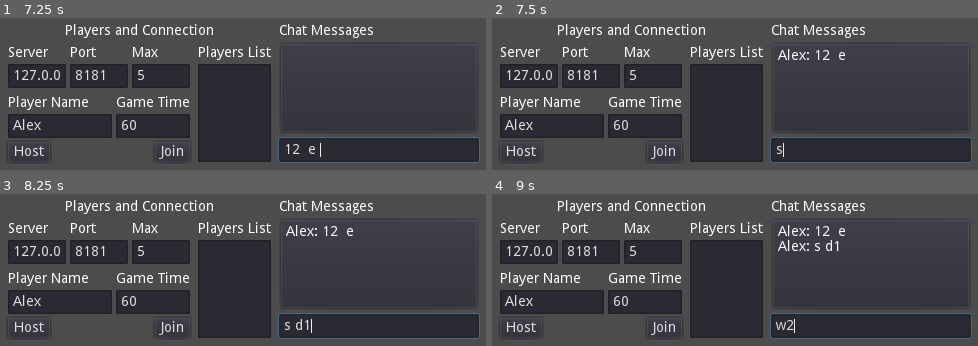
Above: before the commit, frames 1-4 (two rows, left to right).
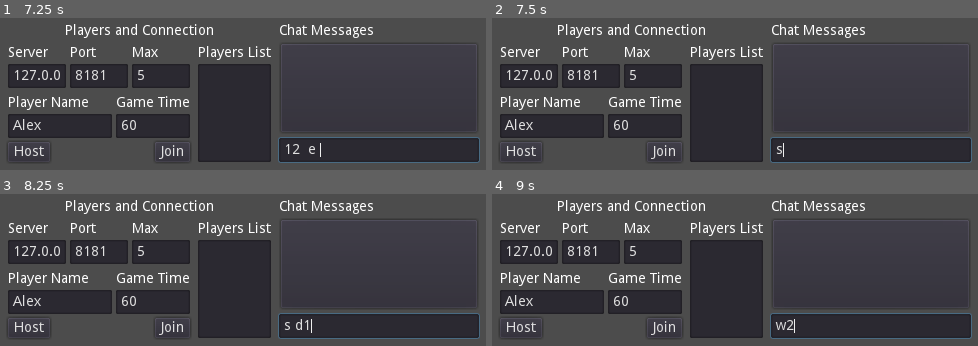
Above: after the commit, the same moments.

Repository: MacdonaldRobinson/godot-3d-multiplayer
Game: Godot game, scene res://lobby/Lobby.tscn
Same seed, same stepped clock (60 frames per second), same inputs: the game is played once before the commit and once after it. The engine's default icon, where the game draws it, is replaced by a stand-in: a white triangle on a blue panel in a dark square.
Inputs (mouse positions are in pixels of both pictures, inside the frame that each line leads up to):
- Up to frame 1 (7.25 s): click (58, 125) at 0.52 s; type "Alex" at 0.6 s; click (379, 150) at 0.75 s; type "12" at 0.83 s; click "Host" at 1.25 s; click "Join" at 2 s; move the mouse to (374, 77) at 2.77 s; hold D (right) 2.78-3.53 s; hold E (interact) 2.78-3.53 s; click (374, 77) at 2.92 s; move the mouse to (126, 107) at 3.52 s; hold S (backward) 3.53-4.28 s; click (126, 107) at 3.6 s; move the mouse to (306, 27) at 4.27 s; hold D (right) 4.28-5.03 s; tap 1 (slot1) at 4.35 s; click (306, 27) at 4.42 s; move the mouse to (213, 153) at 5.02 s; hold W (forward) 5.03-5.78 s; tap 2 (slot2) at 5.1 s; click (213, 153) at 5.17 s; tap Enter at 5.75 s; move the mouse to (422, 138) at 5.77 s; hold A (left) from 5.78 s (still down); tap Ctrl (toggle_mouse_capture) at 5.85 s; click (422, 138) at 5.92 s; tap Space (jump) at 6.02, 6.5, 6.77 s; move the mouse to (63, 48) at 6.52 s; tap E (interact) at 6.6 s; click (63, 48) at 6.67 s
- Up to frame 2 (7.5 s): tap Enter at 7.25 s; move the mouse to (764, 92) at 7.27 s; release A (left) at 7.28 s; press the mouse at (764, 92) at 7.28 s; hold S (backward) from 7.28 s (still down)
- Up to frame 3 (8.25 s): tap Space (jump) at 8 s; move the mouse to (155, 194) at 8.02 s; release S (backward) at 8.03 s; release the mouse at (155, 194) at 8.03 s; hold D (right) from 8.03 s (still down); tap 1 (slot1) at 8.1 s; click (155, 194) at 8.17 s
- Up to frame 4 (9 s): tap Space (jump) at 8.27 s; tap Enter at 8.75 s; move the mouse to (866, 253) at 8.77 s; release D (right) at 8.78 s; hold W (forward) from 8.78 s (still down); tap 2 (slot2) at 8.85 s; click (866, 253) at 8.92 s

Frame 1 is identical in both runs. In frame 2, 0.3% of the frame differs, in the area x 58-73%, y 20-28%; in frame 3, 0.3%; in frame 4, 0.6%, in the area x 58-73%, y 20-38%.
Error before the commit: Invalid type in function 'get_peer_data' in base 'Node (GameState.gd)'. Cannot convert argument 1 from String to int. (res://lobby/Lobby.gd:35)

Commit message:
improved lobby and chat and added new WorldData to hold all the data for the game

Diff:
--- a/lobby/Lobby.gd
+++ b/lobby/Lobby.gd
@@ -15,7 +15,6 @@
 func _ready():
 	players_connected_list.clear();
 	start_game_button.visible = false
-	#Globals.release_mouse()
 
 func _process(delta):
 	if Globals.is_network_peer_connected():
@@ -59,6 +58,7 @@
 	Globals.peer_data.peer_name = player_name_field.text
 	Networking.join_server(server_address_field.text, port_number_field.text)
 
+
 func disable_buttons():
 	join_button.disabled = true
 	host_button.disabled = true
--- a/lobby/networking/GameState.gd
+++ b/lobby/networking/GameState.gd
@@ -1,17 +1,15 @@
 extends Node
 
-sync var _peers:Dictionary = {}
+var _world_data:WorldData = WorldData.new()
 
 func _process(delta):
 	if Globals.is_network_peer_connected():
+		#Globals.log("_world_data", _world_data)
 
 		var id = get_tree().get_network_unique_id()
-
-		set_peer_data(id, Globals.peer_data)
-		rset_unreliable("_peers", _peers)
+		GameState.set_peer_data(id, Globals.peer_data)
 
 		create_and_update_players()
-
 
 func create_and_update_players():
 	if get_players_node() == null:
@@ -43,54 +41,82 @@
 
 		player_node.set_from_peer_data(peer_data)
 
+
+func get_world_data() -> WorldData:
+	return GameState._world_data
+
+func get_chat_messages()->Array:
+	if !GameState.get_world_data():
+		return []
+
+	return GameState.get_world_data().messages
+
 func get_player_node(id) -> Node:
-	return get_players_node().get_node(String(id))
+	if get_players_node():
+		return get_players_node().get_node(String(id))
+	return null
 
 func get_players_node() -> Node:
 	return Globals.get_players_node()
 
 func get_peers() -> Dictionary:
-	return GameState._peers
+	if !GameState.get_world_data():
+		return {}
 
-func has_peer_data_changed(peer_id:int, peer_data:PeerData) -> bool:
-	if !GameState._peers.has(peer_id):
-		return true
+	return GameState.get_world_data().peers
 
-	if var2str(GameState.get_peer_data(peer_id)) == var2str(peer_data):
-		return false
-
-	return true
-
-func get_raw_peer_data(peer_id:int) -> String:
-	var peer_data = GameState._peers[peer_id]
+func get_peer_data(peer_id:int) -> PeerData:
+	var peer_data = GameState.get_world_data().peers[peer_id]
 	return peer_data
 
-func get_peer_data(peer_id:int) -> PeerData:
-	var peer_data = GameState._peers[peer_id]
-	var deserialized:PeerData = str2var(peer_data)
-	return deserialized
+
+func start_game():
+	if Globals.is_network_peer_connected():
+		_start_game()
+		#rpc_unreliable("_start_game")
+
+func add_chat_message(message:Message):
+	if Globals.is_network_peer_connected():
+		rpc_unreliable("_add_chat_message", var2str(message))
 
 func set_peer_data(peer_id:int, peer_data:PeerData):
-	var serialized = var2str(peer_data)
-	GameState._peers[peer_id] = serialized
-
-remotesync func set_world_data(world_data:WorldData):
-	var serialized = var2str(world_data)
-	GameState._world_data = serialized
-
-func get_world_data() -> WorldData:
-	var world_data = GameState._world_data
-	var deserialized:WorldData = str2var(world_data)
-	return deserialized
-
-func _start_game():
-	get_tree().change_scene("res://worlds/levels/level1/Level1.tscn")
-
-func start_game():
-	_start_game()
+	if Globals.is_network_peer_connected():
+		rpc_unreliable("_set_peer_data", peer_id, var2str(peer_data))
 
 func remove_peer(id):
-	_peers.erase(id)
+	if Globals.is_network_peer_connected():
+		rpc_unreliable("_remove_peer", id)
+
+func set_world_data(world_data:WorldData):
+	rpc_unreliable("_set_world_data", var2str(world_data))
+
+func call_peer_method(peer_id:int, peer_method_name:String, callback_method_name:String):
+	rpc_id(peer_id, peer_method_name, callback_method_name)
+
+remotesync func respond_to_peer_method_call(execute_method_name:String, callback_method_name:String):
+	var caller_peer_id:int = get_tree().get_rpc_sender_id()
+	var result = call(execute_method_name)
+	rpc_id(caller_peer_id, callback_method_name, result)
+
+remotesync func _start_game():
+	var scene:PackedScene = load("res://worlds/levels/level1/Level1.tscn")
+	get_tree().change_scene_to(scene)
+
+remotesync func _set_world_data(world_data:String):
+	GameState._world_data = str2var(world_data)
+
+remotesync func _add_chat_message(message:String):
+	get_chat_messages().append(str2var(message))
+
+remotesync func _set_peer_data(peer_id:int, peer_data:String):
+	var deserialized:PeerData = str2var(peer_data)
+	GameState.get_world_data().peers[peer_id] = deserialized
+
+	if get_tree().is_network_server():
+		GameState.set_world_data(GameState.get_world_data())
+
+remotesync func _remove_peer(id):
+	GameState.get_world_data().peers.erase(id)
 	var player_node = get_player_node(id)
 
 	if player_node:
--- a/lobby/networking/Networking.gd
+++ b/lobby/networking/Networking.gd
@@ -14,7 +14,7 @@
 
 	if not error:
 		get_tree().network_peer = peer
-		GameState.set_peer_data(peer.get_unique_id(), Globals.peer_data)
+		GameState.set_peer_data(get_tree().get_network_unique_id(), Globals.peer_data)
 
 func join_server(address, port):
 	var peer = NetworkedMultiplayerENet.new()
@@ -25,10 +25,10 @@
 
 func connected_to_server():
 	print("connected_to_server")
+	GameState.set_peer_data(get_tree().get_network_unique_id(), Globals.peer_data)
 	pass
 func server_disconnected():
 	print("server_disconnected")
-	GameState._peers = {}
 	get_tree().change_scene("res://lobby/Lobby.tscn")
 	pass
 
@@ -38,7 +38,6 @@
 
 func network_peer_connected(id):
 	print("network_peer_connected: ", id)
-	GameState.set_peer_data(id, PeerData.new())
 	pass
 
 func network_peer_disconnected(id):
--- a/lobby/networking/PeerData.gd
+++ b/lobby/networking/PeerData.gd
@@ -14,4 +14,3 @@
 var remote_method_call:String
 var mesh_spray_global_transform:Transform
 var world_state:Dictionary = {}
-var messages:Array = []
--- a/lobby/networking/WorldData.gd
+++ b/lobby/networking/WorldData.gd
@@ -2,3 +2,4 @@
 class_name WorldData
 
 var messages:Array = []
+var peers:Dictionary = {}
--- a/player/Player.gd
+++ b/player/Player.gd
@@ -348,7 +348,6 @@
 
 	if _weapon_raycast.is_colliding():
 		var collider = _weapon_raycast.get_collider()
-		print()
 
 	if _interact_raycast.is_colliding():
 
--- a/ui/chat_panel/ChatPanel.gd
+++ b/ui/chat_panel/ChatPanel.gd
@@ -10,26 +10,14 @@
 	messages.bbcode_text = ""
 	messages.bbcode_enabled = true
 
-	if !GameState.get_peers().has("world_data"):
-		return
-
-	var world_data:WorldData = GameState.get_peers().world_data
-
-	if world_data:
-		for message in world_data.messages:
-			if message is Message:
-				messages.append_bbcode(""+message.from_peer_name+": "+message.text+"\n")
+	for message in GameState.get_chat_messages():
+		if message is Message:
+			messages.append_bbcode(""+message.from_peer_name+": "+message.text+"\n")
 
 func _on_SendMessage_text_entered(new_text):
 	var message:Message = Message.new()
 	message.from_peer_name = Globals.peer_data.peer_name
 	message.text = new_text
 
-	if !GameState.get_peers().has("world_data"):
-		GameState.get_peers().world_data = WorldData.new()
-
-	var world_data:WorldData = GameState.get_peers().world_data
-
-	if world_data:
-		world_data.messages.append(message)
-		send_message.text = ""
+	GameState.add_chat_message(message)
+	send_message.text = ""
--- a/ui/chat_panel/ChatPanel.tscn
+++ b/ui/chat_panel/ChatPanel.tscn
@@ -36,7 +36,7 @@
 size_flags_horizontal = 3
 size_flags_vertical = 3
 bbcode_enabled = true
-scroll_active = false
+scroll_following = true
 
 [node name="HBoxContainer" type="HBoxContainer" parent="."]
 margin_top = 276.0
